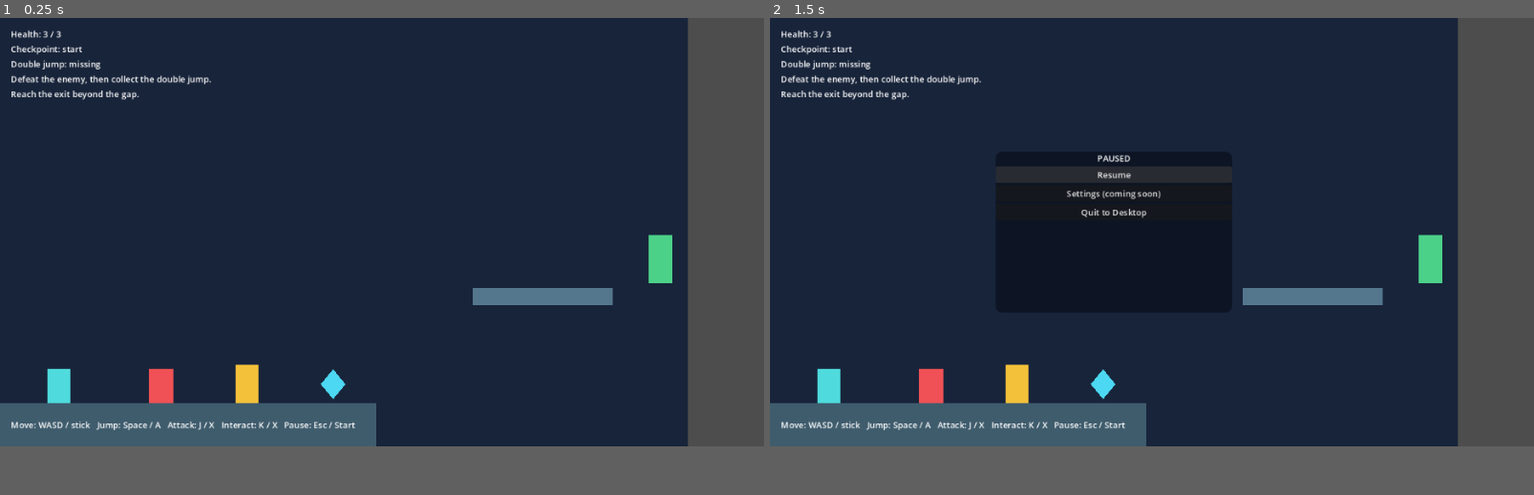
Above: before the commit, frames 1-2 (left to right).
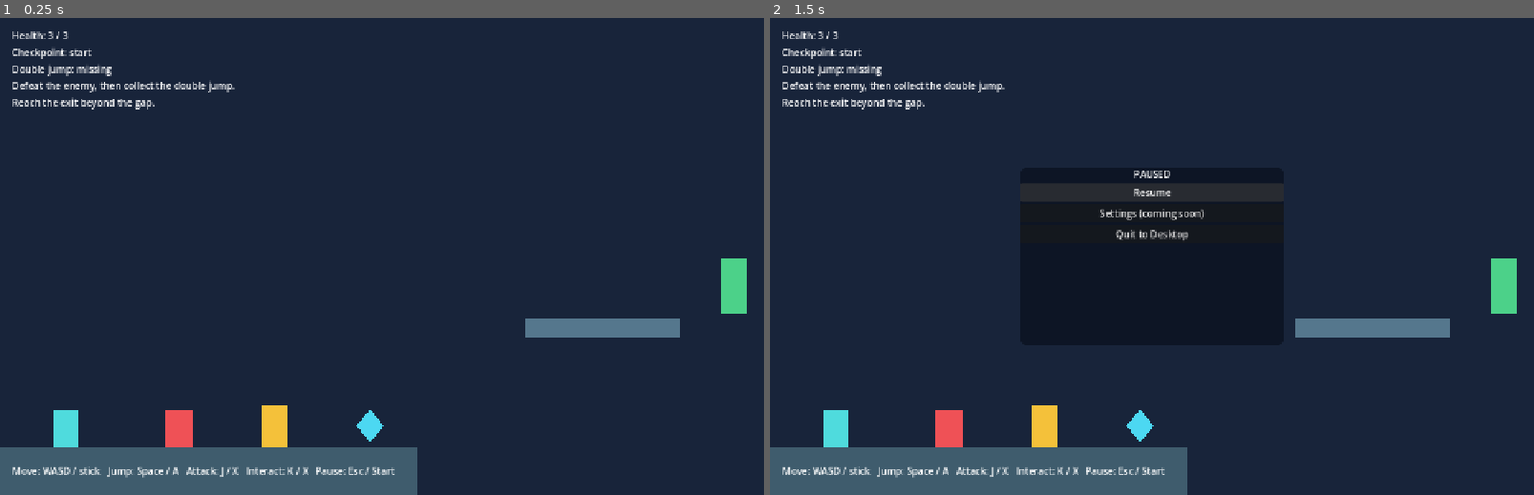
Above: after the commit, the same moments.

Repository: niconunez96/eternautaGame
Game: Godot game, scene res://scenes/app/main.tscn
Same seed, same stepped clock (60 frames per second), same inputs: the game is played once before the commit and once after it.
Inputs (mouse positions are in pixels of both pictures, inside the frame that each line leads up to):
- Up to frame 1 (0.25 s): no input
- Up to frame 2 (1.5 s): tap Enter (pause) at 0.5 s; move the mouse to (1320, 208) at 0.52 s; hold D (move_right) 0.53-1.25 s; tap J (attack) at 0.6 s; click (1320, 208) at 0.67 s; tap Space (jump) at 0.77, 1.07 s; tap Shift (dash) at 0.8 s; click "Resume" at 1.25 s
In our replay, the window is 800x449 before the commit and 800x500 after it. These sizes can differ from the game's own. Grey fills any space a smaller window leaves; there, only what the larger window draws over its background counts as a difference.

The runs differ from the first frame. In frame 1, 23% of the frame differs, in the area x 0-100%, y 0-100%; in frame 2, 25%.

Commit message:
docs: define campaign progression

Diff:
--- a/project.godot
+++ b/project.godot
@@ -1,38 +1,118 @@
-; Godot 4.6 Steam Deck / Linux baseline.
+; Engine configuration file.
+; It's best edited using the editor UI and not directly,
+; since the parameters that go here are not all obvious.
+;
+; Format:
+;   [section] ; section goes between []
+;   param=value ; assign values to parameters
+
 config_version=5
 
 [application]
+
 config/name="EternautaGame"
 run/main_scene="res://scenes/app/main.tscn"
 config/features=PackedStringArray("4.6", "GL Compatibility")
 
 [display]
 
-[display/window]
-size/viewport_width=1280
-size/viewport_height=800
-size/window_width_override=1280
-size/window_height_override=800
-stretch/mode="canvas_items"
-stretch/aspect="expand"
+window/size/viewport_width=1280
+window/size/viewport_height=800
+window/size/window_width_override=1280
+window/size/window_height_override=800
+window/stretch/mode="canvas_items"
+window/stretch/aspect="expand"
+
+[input]
+
+ui_accept={
+"deadzone": 0.2,
+"events": [Object(InputEventKey,"resource_local_to_scene":false,"resource_name":"","device":0,"window_id":0,"alt_pressed":false,"shift_pressed":false,"ctrl_pressed":false,"meta_pressed":false,"pressed":false,"keycode":0,"physical_keycode":4194309,"key_label":0,"unicode":0,"location":0,"echo":false,"script":null)
+, Object(InputEventJoypadButton,"resource_local_to_scene":false,"resource_name":"","device":0,"button_index":0,"pressure":0.0,"pressed":false,"script":null)
+]
+}
+ui_cancel={
+"deadzone": 0.2,
+"events": [Object(InputEventKey,"resource_local_to_scene":false,"resource_name":"","device":0,"window_id":0,"alt_pressed":false,"shift_pressed":false,"ctrl_pressed":false,"meta_pressed":false,"pressed":false,"keycode":0,"physical_keycode":4194305,"key_label":0,"unicode":0,"location":0,"echo":false,"script":null)
+, Object(InputEventJoypadButton,"resource_local_to_scene":false,"resource_name":"","device":0,"button_index":1,"pressure":0.0,"pressed":false,"script":null)
+]
+}
+move_left={
+"deadzone": 0.22,
+"events": [Object(InputEventKey,"resource_local_to_scene":false,"resource_name":"","device":0,"window_id":0,"alt_pressed":false,"shift_pressed":false,"ctrl_pressed":false,"meta_pressed":false,"pressed":false,"keycode":0,"physical_keycode":65,"key_label":0,"unicode":0,"location":0,"echo":false,"script":null)
+, Object(InputEventKey,"resource_local_to_scene":false,"resource_name":"","device":0,"window_id":0,"alt_pressed":false,"shift_pressed":false,"ctrl_pressed":false,"meta_pressed":false,"pressed":false,"keycode":0,"physical_keycode":4194311,"key_label":0,"unicode":0,"location":0,"echo":false,"script":null)
+, Object(InputEventJoypadMotion,"resource_local_to_scene":false,"resource_name":"","device":0,"axis":0,"axis_value":-1.0,"script":null)
+]
+}
+move_right={
+"deadzone": 0.22,
+"events": [Object(InputEventKey,"resource_local_to_scene":false,"resource_name":"","device":0,"window_id":0,"alt_pressed":false,"shift_pressed":false,"ctrl_pressed":false,"meta_pressed":false,"pressed":false,"keycode":0,"physical_keycode":68,"key_label":0,"unicode":0,"location":0,"echo":false,"script":null)
+, Object(InputEventKey,"resource_local_to_scene":false,"resource_name":"","device":0,"window_id":0,"alt_pressed":false,"shift_pressed":false,"ctrl_pressed":false,"meta_pressed":false,"pressed":false,"keycode":0,"physical_keycode":4194313,"key_label":0,"unicode":0,"location":0,"echo":false,"script":null)
+, Object(InputEventJoypadMotion,"resource_local_to_scene":false,"resource_name":"","device":0,"axis":0,"axis_value":1.0,"script":null)
+]
+}
+move_up={
+"deadzone": 0.22,
+"events": [Object(InputEventKey,"resource_local_to_scene":false,"resource_name":"","device":0,"window_id":0,"alt_pressed":false,"shift_pressed":false,"ctrl_pressed":false,"meta_pressed":false,"pressed":false,"keycode":0,"physical_keycode":87,"key_label":0,"unicode":0,"location":0,"echo":false,"script":null)
+, Object(InputEventKey,"resource_local_to_scene":false,"resource_name":"","device":0,"window_id":0,"alt_pressed":false,"shift_pressed":false,"ctrl_pressed":false,"meta_pressed":false,"pressed":false,"keycode":0,"physical_keycode":4194320,"key_label":0,"unicode":0,"location":0,"echo":false,"script":null)
+, Object(InputEventJoypadMotion,"resource_local_to_scene":false,"resource_name":"","device":0,"axis":1,"axis_value":-1.0,"script":null)
+]
+}
+move_down={
+"deadzone": 0.22,
+"events": [Object(InputEventKey,"resource_local_to_scene":false,"resource_name":"","device":0,"window_id":0,"alt_pressed":false,"shift_pressed":false,"ctrl_pressed":false,"meta_pressed":false,"pressed":false,"keycode":0,"physical_keycode":83,"key_label":0,"unicode":0,"location":0,"echo":false,"script":null)
+, Object(InputEventKey,"resource_local_to_scene":false,"resource_name":"","device":0,"window_id":0,"alt_pressed":false,"shift_pressed":false,"ctrl_pressed":false,"meta_pressed":false,"pressed":false,"keycode":0,"physical_keycode":4194322,"key_label":0,"unicode":0,"location":0,"echo":false,"script":null)
+, Object(InputEventJoypadMotion,"resource_local_to_scene":false,"resource_name":"","device":0,"axis":1,"axis_value":1.0,"script":null)
+]
+}
+jump={
+"deadzone": 0.2,
+"events": [Object(InputEventKey,"resource_local_to_scene":false,"resource_name":"","device":0,"window_id":0,"alt_pressed":false,"shift_pressed":false,"ctrl_pressed":false,"meta_pressed":false,"pressed":false,"keycode":0,"physical_keycode":32,"key_label":0,"unicode":0,"location":0,"echo":false,"script":null)
+, Object(InputEventJoypadButton,"resource_local_to_scene":false,"resource_name":"","device":0,"button_index":0,"pressure":0.0,"pressed":false,"script":null)
+]
+}
+dash={
+"deadzone": 0.2,
+"events": [Object(InputEventKey,"resource_local_to_scene":false,"resource_name":"","device":0,"window_id":0,"alt_pressed":false,"shift_pressed":false,"ctrl_pressed":false,"meta_pressed":false,"pressed":false,"keycode":0,"physical_keycode":4194325,"key_label":0,"unicode":0,"location":0,"echo":false,"script":null)
+, Object(InputEventJoypadButton,"resource_local_to_scene":false,"resource_name":"","device":0,"button_index":1,"pressure":0.0,"pressed":false,"script":null)
+]
+}
+attack={
+"deadzone": 0.2,
+"events": [Object(InputEventKey,"resource_local_to_scene":false,"resource_name":"","device":0,"window_id":0,"alt_pressed":false,"shift_pressed":false,"ctrl_pressed":false,"meta_pressed":false,"pressed":false,"keycode":0,"physical_keycode":74,"key_label":0,"unicode":0,"location":0,"echo":false,"script":null)
+, Object(InputEventJoypadButton,"resource_local_to_scene":false,"resource_name":"","device":0,"button_index":2,"pressure":0.0,"pressed":false,"script":null)
+]
+}
+interact={
+"deadzone": 0.2,
+"events": [Object(InputEventKey,"resource_local_to_scene":false,"resource_name":"","device":0,"window_id":0,"alt_pressed":false,"shift_pressed":false,"ctrl_pressed":false,"meta_pressed":false,"pressed":false,"keycode":0,"physical_keycode":75,"key_label":0,"unicode":0,"location":0,"echo":false,"script":null)
+, Object(InputEventJoypadButton,"resource_local_to_scene":false,"resource_name":"","device":0,"button_index":2,"pressure":0.0,"pressed":false,"script":null)
+]
+}
+map={
+"deadzone": 0.2,
+"events": [Object(InputEventKey,"resource_local_to_scene":false,"resource_name":"","device":0,"window_id":0,"alt_pressed":false,"shift_pressed":false,"ctrl_pressed":false,"meta_pressed":false,"pressed":false,"keycode":0,"physical_keycode":77,"key_label":0,"unicode":0,"location":0,"echo":false,"script":null)
+, Object(InputEventJoypadButton,"resource_local_to_scene":false,"resource_name":"","device":0,"button_index":10,"pressure":0.0,"pressed":false,"script":null)
+]
+}
+pause={
+"deadzone": 0.2,
+"events": [Object(InputEventKey,"resource_local_to_scene":false,"resource_name":"","device":0,"window_id":0,"alt_pressed":false,"shift_pressed":false,"ctrl_pressed":false,"meta_pressed":false,"pressed":false,"keycode":0,"physical_keycode":4194309,"key_label":0,"unicode":0,"location":0,"echo":false,"script":null)
+, Object(InputEventJoypadButton,"resource_local_to_scene":false,"resource_name":"","device":0,"button_index":6,"pressure":0.0,"pressed":false,"script":null)
+]
+}
+ui_tab_left={
+"deadzone": 0.2,
+"events": [Object(InputEventJoypadButton,"resource_local_to_scene":false,"resource_name":"","device":0,"button_index":9,"pressure":0.0,"pressed":false,"script":null)
+]
+}
+ui_tab_right={
+"deadzone": 0.2,
+"events": [Object(InputEventJoypadButton,"resource_local_to_scene":false,"resource_name":"","device":0,"button_index":10,"pressure":0.0,"pressed":false,"script":null)
+]
+}
 
 [rendering]
+
 renderer/rendering_method="gl_compatibility"
 renderer/rendering_method.mobile="gl_compatibility"
-textures/default_filters/use_nearest_mipmap_filter=false
-
-[input]
-move_left={"deadzone": 0.22, "events": [Object(InputEventKey,"physical_keycode":65), Object(InputEventKey,"physical_keycode":4194311), Object(InputEventJoypadMotion,"axis":0,"axis_value":-1.0)]}
-move_right={"deadzone": 0.22, "events": [Object(InputEventKey,"physical_keycode":68), Object(InputEventKey,"physical_keycode":4194313), Object(InputEventJoypadMotion,"axis":0,"axis_value":1.0)]}
-move_up={"deadzone": 0.22, "events": [Object(InputEventKey,"physical_keycode":87), Object(InputEventKey,"physical_keycode":4194320), Object(InputEventJoypadMotion,"axis":1,"axis_value":-1.0)]}
-move_down={"deadzone": 0.22, "events": [Object(InputEventKey,"physical_keycode":83), Object(InputEventKey,"physical_keycode":4194322), Object(InputEventJoypadMotion,"axis":1,"axis_value":1.0)]}
-jump={"deadzone": 0.2, "events": [Object(InputEventKey,"physical_keycode":32), Object(InputEventJoypadButton,"button_index":0)]}
-dash={"deadzone": 0.2, "events": [Object(InputEventKey,"physical_keycode":4194325), Object(InputEventJoypadButton,"button_index":1)]}
-attack={"deadzone": 0.2, "events": [Object(InputEventKey,"physical_keycode":74), Object(InputEventJoypadButton,"button_index":2)]}
-interact={"deadzone": 0.2, "events": [Object(InputEventKey,"physical_keycode":75), Object(InputEventJoypadButton,"button_index":2)]}
-map={"deadzone": 0.2, "events": [Object(InputEventKey,"physical_keycode":77), Object(InputEventJoypadButton,"button_index":10)]}
-pause={"deadzone": 0.2, "events": [Object(InputEventKey,"physical_keycode":4194309), Object(InputEventJoypadButton,"button_index":6)]}
-ui_accept={"deadzone": 0.2, "events": [Object(InputEventKey,"physical_keycode":4194309), Object(InputEventJoypadButton,"button_index":0)]}
-ui_cancel={"deadzone": 0.2, "events": [Object(InputEventKey,"physical_keycode":4194305), Object(InputEventJoypadButton,"button_index":1)]}
-ui_tab_left={"deadzone": 0.2, "events": [Object(InputEventJoypadButton,"button_index":9)]}
-ui_tab_right={"deadzone": 0.2, "events": [Object(InputEventJoypadButton,"button_index":10)]}
Not shown, added: .hermes/plans/2026-11-02_102100-first-vertical-slice.md
Not shown, added: .hermes/plans/2026-11-02_105241-double-jump-traversal.md
Not shown, added: .hermes/plans/2026-11-02_124412-eternauta-game-bootstrap.md
Not shown, added: .hermes/plans/2026-11-02_133000-godot-qa-setup.md
Not shown, added: .hermes/plans/2026-11-02_133754-progresion-campana/00-plan.md
Not shown, added: .hermes/plans/2026-11-02_133754-progresion-campana/TRACKING.md
Not shown, added: docs/LORE_ORIGINAL_EL_ETERNAUTA.md
